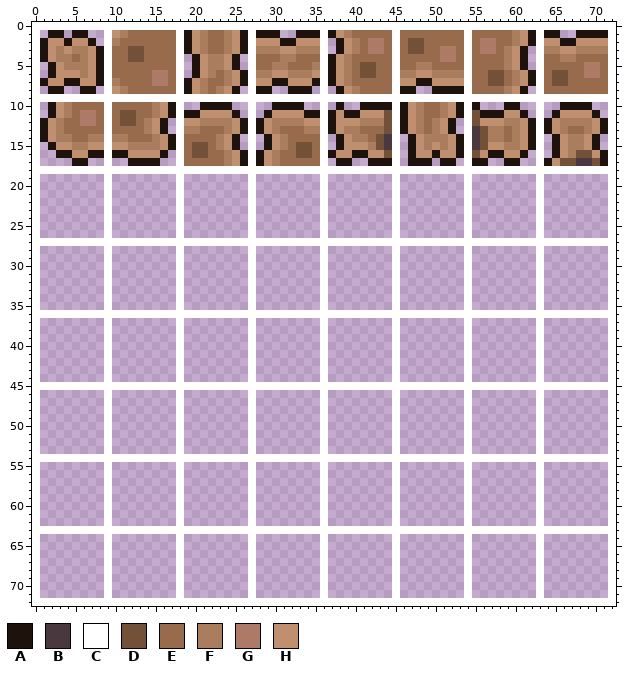
A sprite sheet gets an edit: res/textures/tiles.png. Above: the version before the commit.
The file is 146x146 pixels, drawn in blocks of 2x2; one block is one cell here.
Palette (. is transparent): A #1e130c  B #49393f  C #ffffff  D #725138  E #976b4b  F #a97d5d  G #ac7a66  H #bf8f6f
Pixels before (only the part around the change), first column x 0:
 0 CCCCCCCCCCCCCCCCCCCCCCCCCCCCCCC
 1 C.AA.AA..CHFEEEEEECAHFEEFHACAAA
 2 CAHHAHHA.CFEEEEEEECAHFEEFHACHHH
 3 CAHFHFFHACEEDDEEEECAHFEEFHACFFF
 4 CAHFFEFHACEEDDEEEEC.AHFFHA.CEEE
 5 C.AHFFFHACEEEEEEEEC.AHFFHA.CEEF
 6 C.AHHHFHACEEEEEGGEC.AHFEFHACFFH
 7 CAHHAAHHACFEEEEGGECAHFEEFHACHHA
 8 C.AA..AA.CHFEEEEEECAHFEFHA.CAA.
 9 CCCCCCCCCCCCCCCCCCCCCCCCCCCCCCC
10 C.AHFEEEECEEEEEFHAC..AAAA..C..A
11 C.AHFEGGECEDDEEFHACAAHHHHA.C.AH
12 CAHFEEGGECEDDEFHA.CHHFFFFHACAHF
13 CAHFEEEEECEEEEFHA.CFFEEEFHACAHF
14 CAHFFEEFFCFFEEEFHACEEEEFHA.C.AH
15 C.AHHFFHHCHHFFFFHACEDDEFHA.C.AH
16 C..AAHHAACAAHHHHA.CEDDEEFHACAHF
17 C....AA..C..AAAA..CEEEEEFHACAHF
18 CCCCCCCCCCCCCCCCCCCCCCCCCCCCCCC
New version:
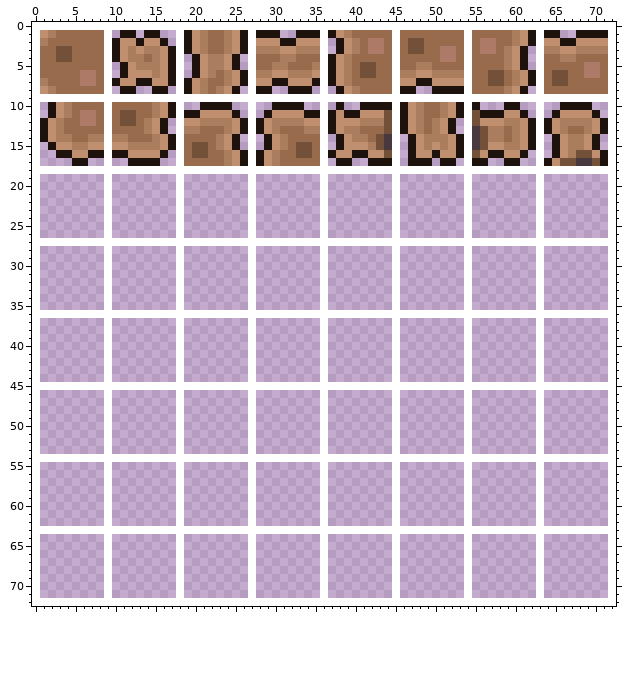
The edit:
The edit turns colour E into colour A in row 1 at x 12 and 14 to 15; in row 2 at x 13 and 16; in rows 3 to 4 at x 10 and 17; in rows 5 to 6 at x 11 and 17; in row 7 at x 13 to 14 and 17; in row 8 at x 12 and 15 to 16.
The edit turns colour F into colour A in row 1 at x 11; in row 2 at x 10; in row 7 at x 10; in row 8 at x 11.
The edit turns colour F into colour D in row 3 at x 3; in row 4 at x 3 to 4.
The edit turns colour H into colour D in row 3 at x 4.
There is now colour E in row 1 at x 4 and 7 to 8; in row 2 at x 8; in rows 5 to 6 at x 1; in row 8 at x 4 to 5 and 8.
The edit turns colour A into colour E in row 1 at x 3 and 5 to 6; in row 2 at x 4 and 7; in rows 3 to 4 at x 1 and 8; in rows 5 to 6 at x 2 and 8; in row 7 at x 4 to 5 and 8; in row 8 at x 3 and 6 to 7.
The edit turns colour F into colour E in row 3 at x 5 to 6; in row 4 at x 6; in row 5 at x 4 to 6.
The edit turns colour H into colour E in row 2 at x 2 to 3 and 5 to 6; in rows 3 to 4 at x 2 and 7; in row 5 at x 3 and 7; in row 6 at x 3 to 5; in row 7 at x 2 to 3.
The edit turns colour A into colour F in row 1 at x 2; in row 2 at x 1; in row 7 at x 1; in row 8 at x 2.
The edit turns colour D into colour F in row 3 at x 12; in row 4 at x 12 to 13.
The edit turns colour E into colour F in row 3 at x 14 to 15; in row 4 at x 15; in row 5 at x 13 to 15.
The edit turns colour G into colour F in row 6 at x 15.
The edit turns colour F into colour G in row 6 at x 6.
The edit turns colour H into colour G in row 6 at x 7; in row 7 at x 6 to 7.
There is now colour H in row 1 at x 1; in row 8 at x 1.
The edit turns colour D into colour H in row 3 at x 13.
The edit turns colour E into colour H in row 2 at x 11 to 12 and 14 to 15; in rows 3 to 4 at x 11 and 16; in row 5 at x 12 and 16; in row 6 at x 12 to 14; in row 7 at x 11 to 12.
The edit turns colour G into colour H in row 6 at x 16; in row 7 at x 15 to 16.
Colour E is gone in row 1 at x 13 and 16 to 17; in row 2 at x 17; in rows 5 to 6 at x 10; in row 8 at x 13 to 14 and 17.
Colour H is gone in row 1 at x 10; in row 8 at x 10.
Changed places in both pictures, as pixel boxes (x1, y1, x2, y2):
changed: (40, 30, 176, 94)
